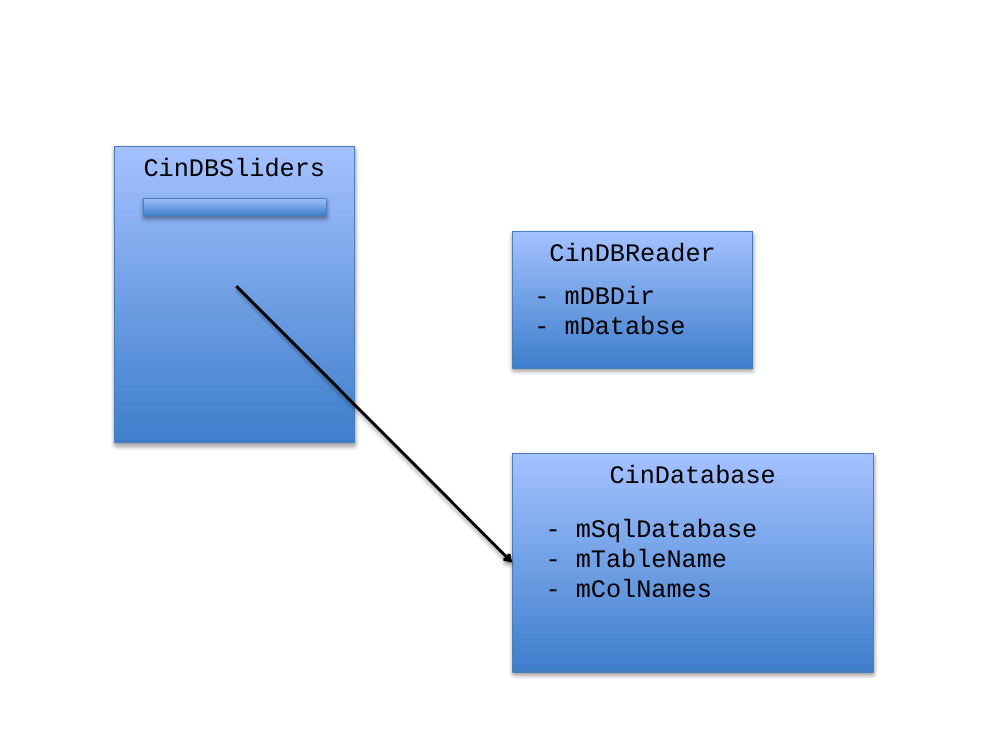
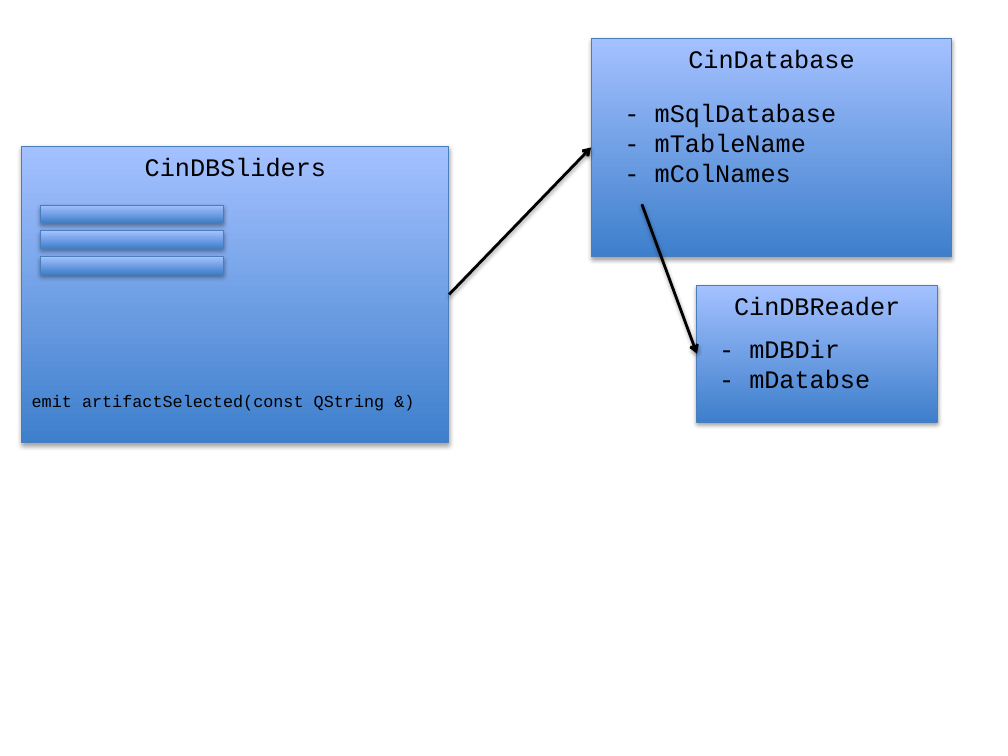
Before and after one commit to cinemascience/cinema_scope, a slide deck: slide 2 of doc/ui_class_diagram.pptx. Drawn at 1008x756 pixels with LibreOffice and Linux fonts; fonts in the diff are those of the drawing. Boxes give left, top, right and bottom in pixels: in the first picture for what was removed or moved away, otherwise in the second. Text is boxed around its words. In the diff, an @@ line names an element or a change of style, - is before the commit and + after.

Commit message:
updating to new class name for sliders

```diff
--- a/doc/ui_class_diagram.pptx
+++ b/doc/ui_class_diagram.pptx
@@ rectangle "CinDatabase" moved from (x1=512, y1=454, x2=873, y2=672) to (x1=591, y1=38, x2=952, y2=257) @@
@@ text "- mSqlDatabase" moved from (x1=576, y1=518, x2=757, y2=598) to (x1=655, y1=103, x2=836, y2=183) @@
@@ rectangle "CinDBSliders" resized from (x1=114, y1=146, x2=355, y2=443) to (x1=22, y1=146, x2=450, y2=443) @@
@@ arrow moved from (237, 286) - (512, 562) to (449, 294) - (591, 147) @@
@@ rectangle moved from (x1=143, y1=199, x2=327, y2=216) to (x1=40, y1=206, x2=224, y2=223) @@
@@ arrow added from (642, 205) to (697, 354), #000000 2 pt @@
@@ rectangle added at (x1=40, y1=231, x2=224, y2=248), fill gradient #3F80CE to #A4C4FF, outline #4B7EBC 0.75 pt @@
@@ rectangle added at (x1=40, y1=257, x2=224, y2=274), fill gradient #3F80CE to #A4C4FF, outline #4B7EBC 0.75 pt @@
@@ rectangle "CinDBReader" moved from (x1=512, y1=231, x2=753, y2=368) to (x1=697, y1=285, x2=937, y2=422) @@
@@ text "- mDBDir" moved from (x1=565, y1=285, x2=686, y2=335) to (x1=749, y1=339, x2=870, y2=389) @@
@@ text added at (x1=32, y1=395, x2=385, y2=411), 12 pt, text #000000 @@
+emit artifactSelected(const QString &)
```
Also in this commit, not shown: 4 other files.
